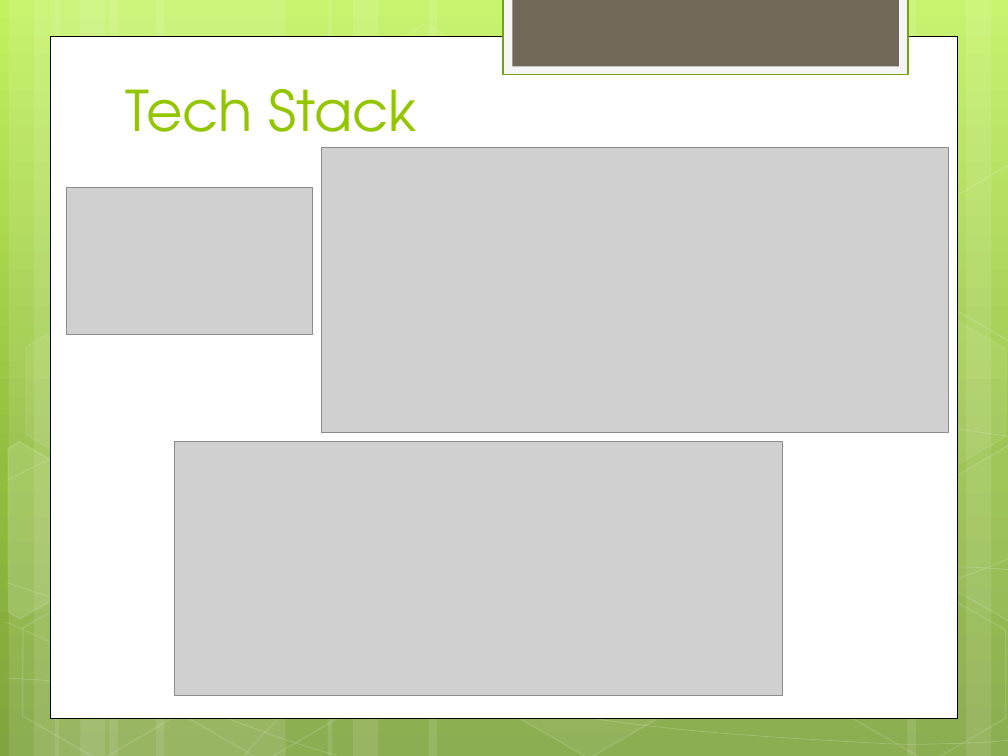
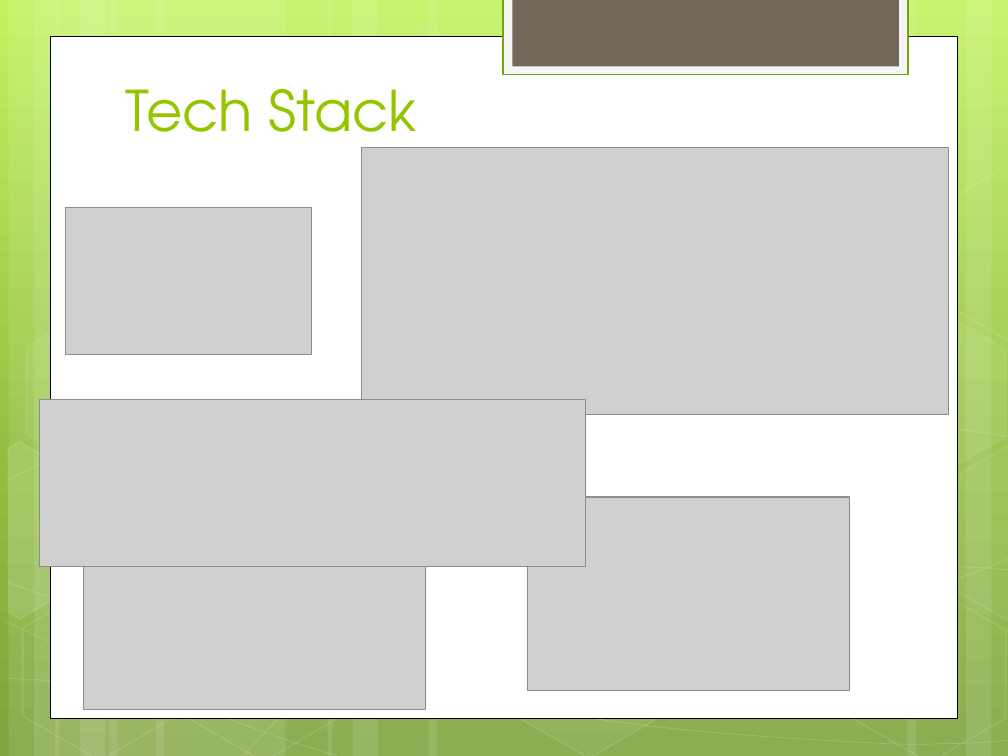
Before and after one commit to bagus25dzikri06/PijarCamp2022, a slide deck: slide 3 of eat-cook-repeat/EAT, COOK, REPEAT.pptx. Drawn at 1008x756 pixels with LibreOffice and Linux fonts; fonts in the diff are those of the drawing; grey boxes stand for pictures. Boxes give left, top, right and bottom in pixels: in the first picture for what was removed or moved away, otherwise in the second. Text is boxed around its words. In the diff, an @@ line names an element or a change of style, - is before the commit and + after.

```diff
--- a/eat-cook-repeat/EAT, COOK, REPEAT.pptx
+++ b/eat-cook-repeat/EAT, COOK, REPEAT.pptx
@@ picture: place and size @@
-picture at <box>322,147,949,432</box>
+picture at <box>361,147,949,414</box>
@@ picture: place and size @@
-picture at <box>67,187,312,335</box>
+picture at <box>66,208,311,355</box>
@@ picture added at <box>40,399,586,566</box> @@
@@ picture removed at <box>175,442,783,696</box> @@
@@ picture added at <box>528,497,850,690</box> @@
@@ picture added at <box>84,566,425,710</box> @@
```
Also in this commit, not shown: 1 other slide changed, 1 slide removed, 38 other files.
